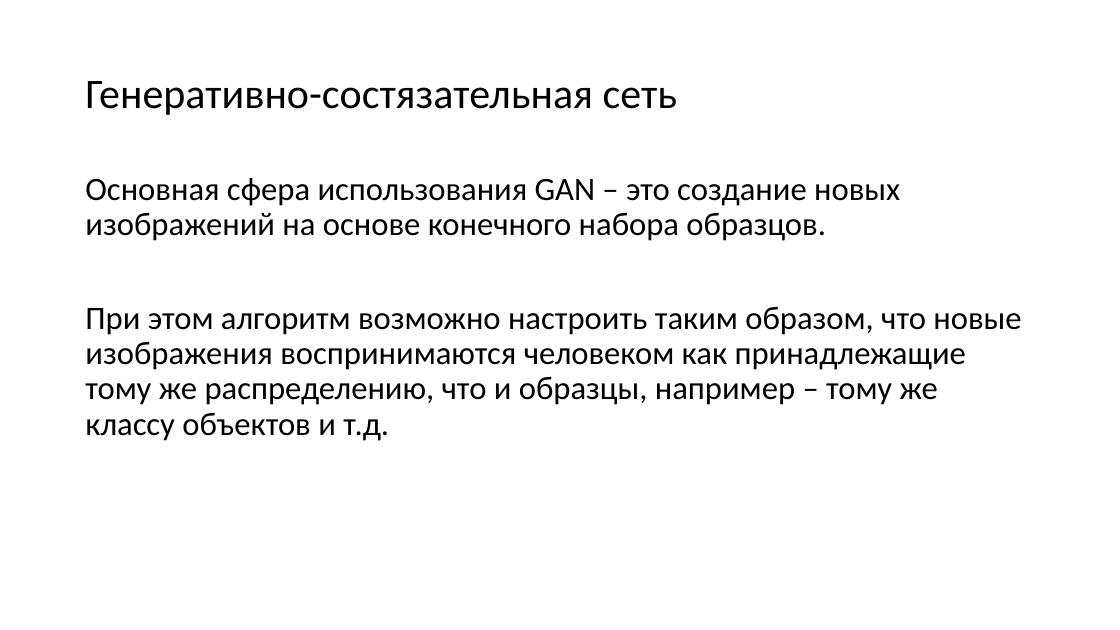
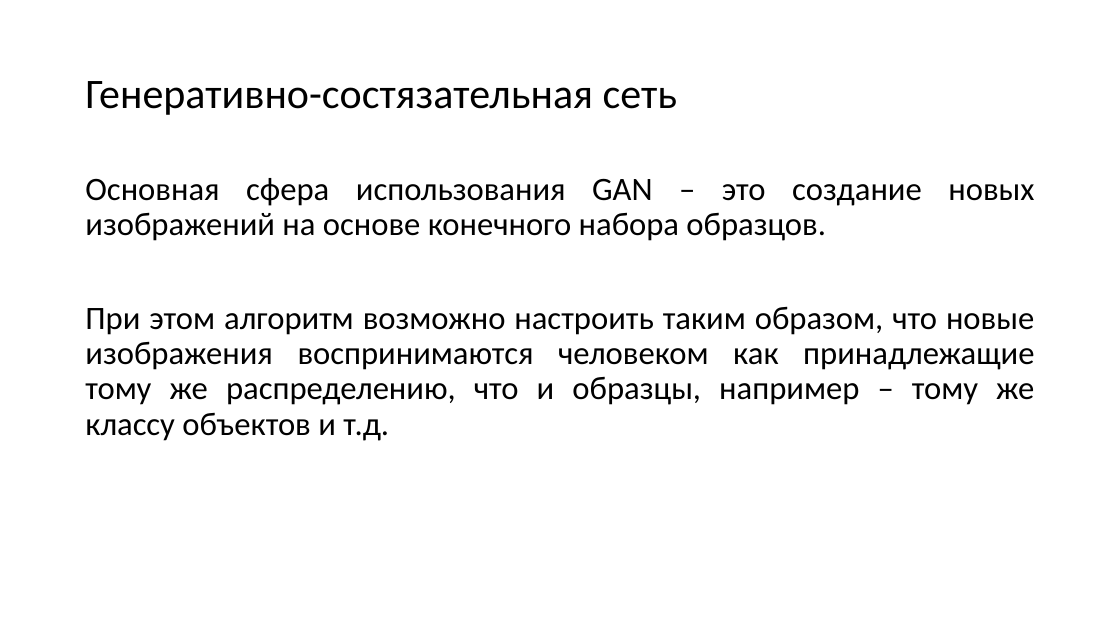
Before and after one commit to mosalov/AI_main_lectures, a slide deck: slide 41 of Лекция 13.pptx (slide 40 before the commit). Drawn at 1120x630 pixels with LibreOffice and Linux fonts; fonts in the diff are those of the drawing. Boxes give left, top, right and bottom in pixels: in the first picture for what was removed or moved away, otherwise in the second. Text is boxed around its words. In the diff, an @@ line names an element or a change of style, - is before the commit and + after.

```diff
--- a/Лекция 13.pptx
+++ b/Лекция 13.pptx
@@ text "Основная сфера использования GAN – ..." at (85,178,1034,441): alignment left to justified @@
```
Also in this commit, not shown: 13 other slides changed, 1 slide added, 1 other file.
